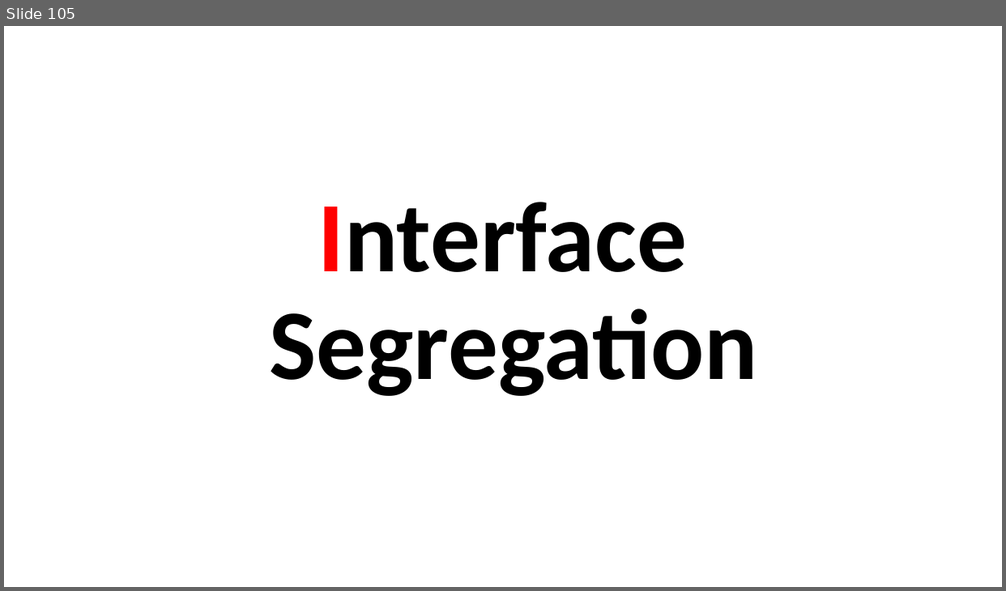
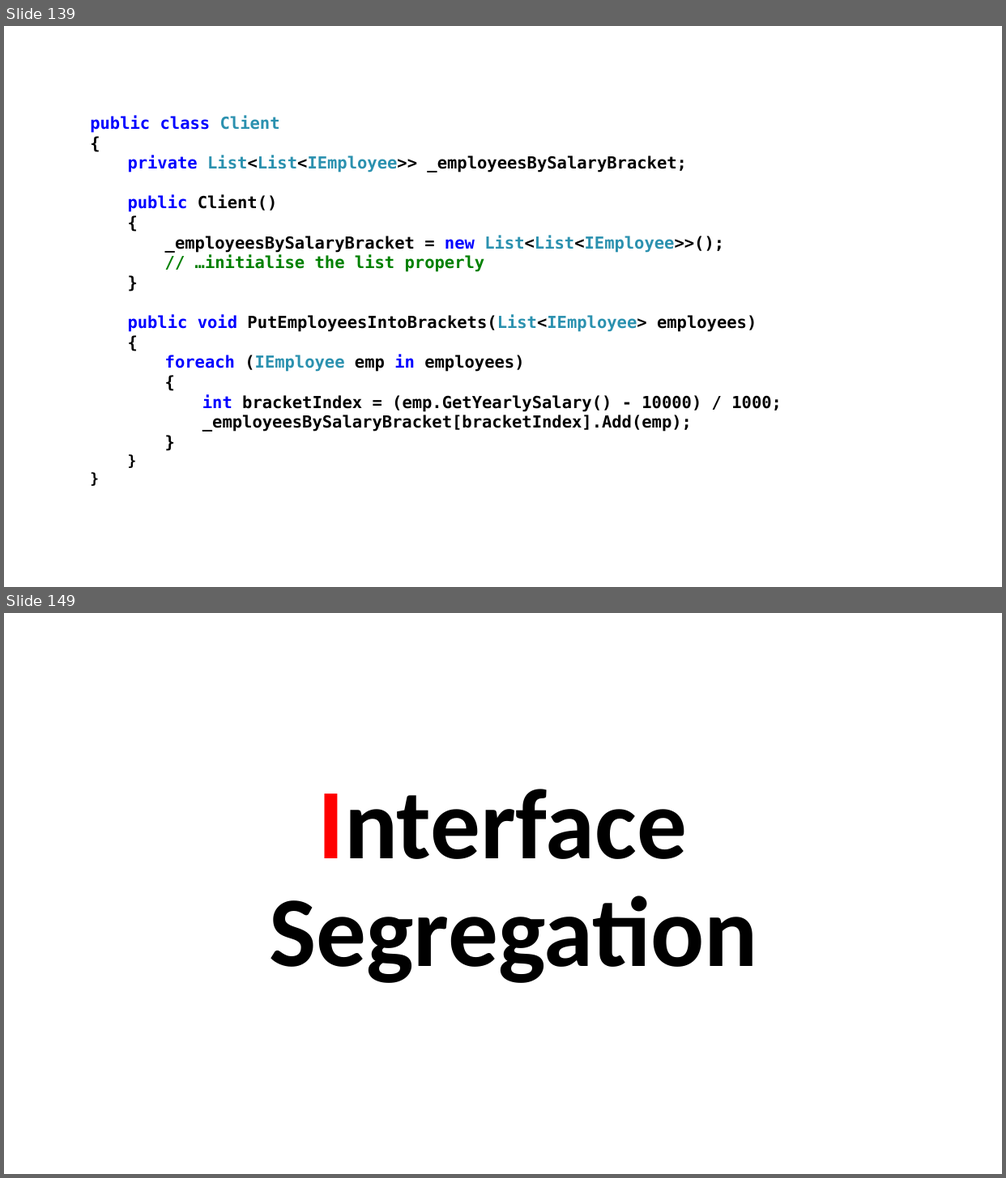
Before and after one commit to perl-easj/OOProg, a slide deck: Chap/SOLID/Presentations/SOLID.pptx. Shown one above the other, each under a label of ours: slide 105 before the commit, slides 139 and 149 after it; the slides between them are not shown. The pictures are 1006x591 and 1006x1178 pixels, drawn with LibreOffice and Linux fonts; fonts in the diff are those of the drawing. Boxes give left, top, right and bottom in pixels: in the first picture for what was removed or moved away, otherwise in the second. Text is boxed around its words. In the diff, an @@ line names an element or a change of style, - is before the commit and + after.

```diff
--- a/Chap/SOLID/Presentations/SOLID.pptx
+++ b/Chap/SOLID/Presentations/SOLID.pptx
@@ slide 139 added at [4,26,1002,587], background #FFFFFF @@
@@ text added at [90,115,782,432], 16 pt, text #000000, bold @@
+public class Client
+{
+private List<List<IEmployee>> _employeesBySalaryBracket;
+public Client()
+{
+_employeesBySalaryBracket = new List<List<IEmployee>>();
+// …initialise the list properly
+}
+public void PutEmployeesIntoBrackets(List<IEmployee> employees)
+{
+foreach (IEmployee emp in employees)
+{
+int bracketIndex = (emp.GetYearlySalary() - 10000) / 1000;
+_employeesBySalaryBracket[bracketIndex].Add(emp);
+}
+}
+}
@@ what was slide 105 is now slide 149 @@
```
Also in this commit, not shown: 3 slides changed, 46 other slides added, 1 slide removed, 25 other files.
